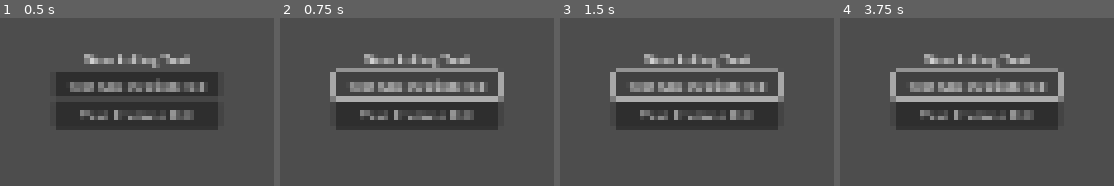
Above: before the commit, frames 1-4 (left to right).
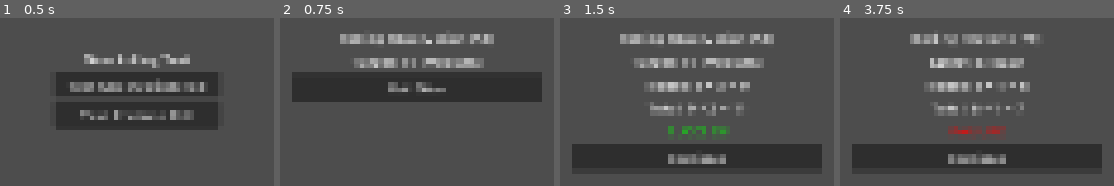
Above: after the commit, the same moments.

Repository: odhranhardy/detectivesjournal
Game: Godot game, scene res://scenes/ui/DiceTest.tscn
The game is run twice, just before and just after one commit, with the same random seed, the same clock (stepped at 60 frames per second) and the same inputs. This scene is started directly instead of the project's main scene.
Inputs (mouse positions are in pixels of both pictures, inside the frame that each line leads up to):
- Up to frame 1 (0.5 s): no input
- Up to frame 2 (0.75 s): click "Test Observation Roll" at 0.5 s
- Up to frame 3 (1.5 s): click (697, 86) at 1.25 s, where only the run after the commit has a clickable "Roll Dice"
- Up to frame 4 (3.75 s): click (977, 157) at 2 s, where only the run after the commit has a clickable "Continue"; click "Test Rhetoric Roll" at 2.75 s; click (977, 83) at 3.5 s, where only the run before the commit has a clickable "Test Observation Roll"

Frame 1 is identical in both runs. In frame 2, 26% of the frame differs, in the area x 4-96%, y 9-67%; in frame 3, 33%, in the area x 4-96%, y 9-90%; in frame 4, 32%.

Commit message:
feat: add script reference to DiceTest.tscn scene
Co-authored-by: aider (openrouter/anthropic/claude-sonnet-4) <aider@aider.chat>

Diff:
--- a/scenes/ui/DiceTest.tscn
+++ b/scenes/ui/DiceTest.tscn
@@ -1,4 +1,6 @@
-[gd_scene format=3 uid="uid://2sq7ug2kgsex"]
+[gd_scene load_steps=2 format=3 uid="uid://2sq7ug2kgsex"]
+
+[ext_resource type="Script" path="res://scripts/ui/DiceTest.gd" id="1_dicetest_script"]
 
 [node name="DiceTest" type="Control"]
 layout_mode = 3
@@ -7,6 +9,7 @@
 anchor_bottom = 1.0
 grow_horizontal = 2
 grow_vertical = 2
+script = ExtResource("1_dicetest_script")
 
 [node name="VBoxContainer" type="VBoxContainer" parent="."]
 layout_mode = 1
